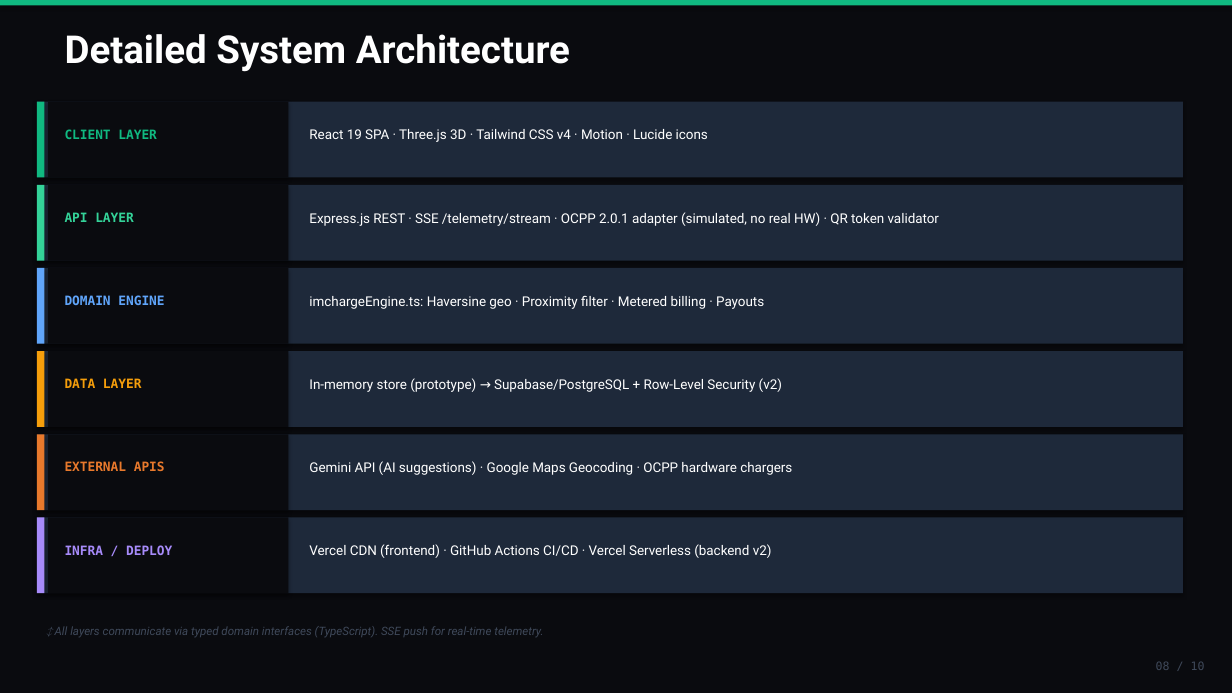
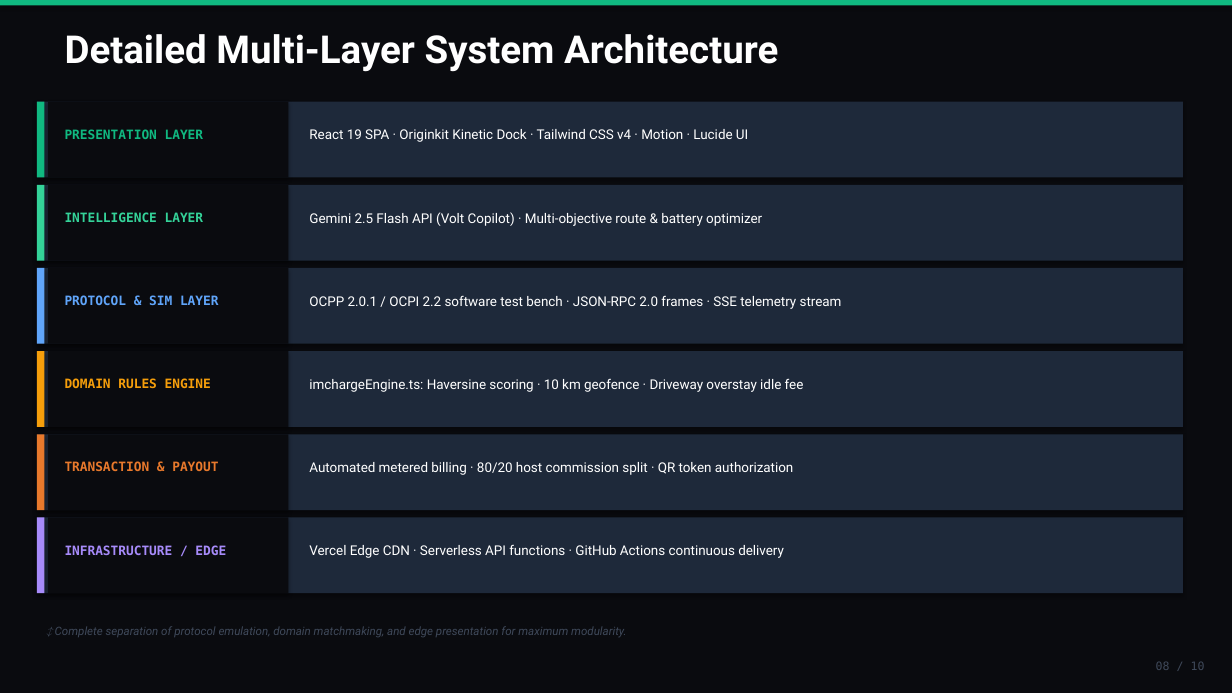
Before and after one commit to Imafrah/Volt-Garage, a slide deck: slide 8 of ImCharge_Techthon2026_Round2_GoodCode.pptx. Drawn at 1232x693 pixels with LibreOffice and Linux fonts; fonts in the diff are those of the drawing. Boxes give left, top, right and bottom in pixels: in the first picture for what was removed or moved away, otherwise in the second. Text is boxed around its words. In the diff, an @@ line names an element or a change of style, - is before the commit and + after.

Commit message:
docs(presentation): update 10-slide deck with Originkit kinetic dock, Gemini Volt Copilot, driveway idle fee engine, and OCPP test bench

```diff
--- a/ImCharge_Techthon2026_Round2_GoodCode.pptx
+++ b/ImCharge_Techthon2026_Round2_GoodCode.pptx
@@ text at bbox=[65, 34, 778, 72]: text changed @@
-Detailed System Architecture
+Detailed Multi-Layer System Architecture
@@ text at bbox=[65, 129, 204, 139]: text changed @@
-CLIENT LAYER
+PRESENTATION LAYER
@@ text at bbox=[309, 129, 748, 142]: text changed @@
-React 19 SPA · Three.js 3D · Tailwind CSS v4 · Motion · Lucide icons
+React 19 SPA · Originkit Kinetic Dock · Tailwind CSS v4 · Motion · Lucide UI
@@ text at bbox=[65, 212, 204, 222]: text changed @@
-API LAYER
+INTELLIGENCE LAYER
@@ text at bbox=[309, 212, 762, 226]: text changed @@
-Express.js REST · SSE /telemetry/stream · OCPP 2.0.1 adapter (simulated, no real HW) · QR token validator
+Gemini 2.5 Flash API (Volt Copilot) · Multi-objective route & battery optimizer
@@ text at bbox=[65, 295, 219, 305]: text changed @@
-DOMAIN ENGINE
+PROTOCOL & SIM LAYER
@@ text at bbox=[309, 296, 842, 309]: text changed @@
-imchargeEngine.ts: Haversine geo · Proximity filter · Metered billing · Payouts
+OCPP 2.0.1 / OCPI 2.2 software test bench · JSON-RPC 2.0 frames · SSE telemetry stream
@@ text at bbox=[65, 378, 211, 388]: text changed @@
-DATA LAYER
+DOMAIN RULES ENGINE
@@ text at bbox=[309, 378, 804, 392]: text changed @@
-In-memory store (prototype) → Supabase/PostgreSQL + Row-Level Security (v2)
+imchargeEngine.ts: Haversine scoring · 10 km geofence · Driveway overstay idle fee
@@ text at bbox=[65, 461, 218, 471]: text changed @@
-EXTERNAL APIS
+TRANSACTION & PAYOUT
@@ text at bbox=[309, 462, 793, 475]: text changed @@
-Gemini API (AI suggestions) · Google Maps Geocoding · OCPP hardware chargers
+Automated metered billing · 80/20 host commission split · QR token authorization
@@ text at bbox=[65, 545, 226, 555]: text changed @@
-INFRA / DEPLOY
+INFRASTRUCTURE / EDGE
@@ text at bbox=[309, 545, 784, 558]: text changed @@
-Vercel CDN (frontend) · GitHub Actions CI/CD · Vercel Serverless (backend v2)
+Vercel Edge CDN · Serverless API functions · GitHub Actions continuous delivery
@@ text at bbox=[55, 626, 626, 637]: text changed @@
-↕ All layers communicate via typed domain interfaces (TypeScript). SSE push for real-time telemetry.
+↕ Complete separation of protocol emulation, domain matchmaking, and edge presentation for maximum modularity.
```
Also in this commit, not shown: 8 other slides changed, 1 slide added, 1 slide removed.
